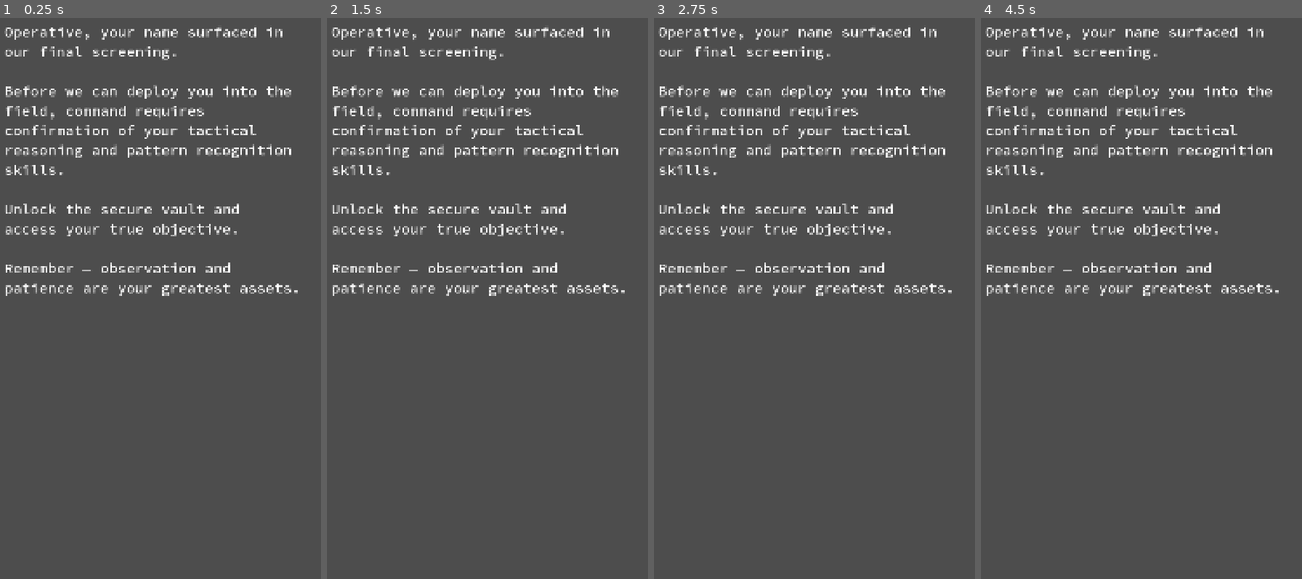
Above: before the commit, frames 1-4 (left to right).
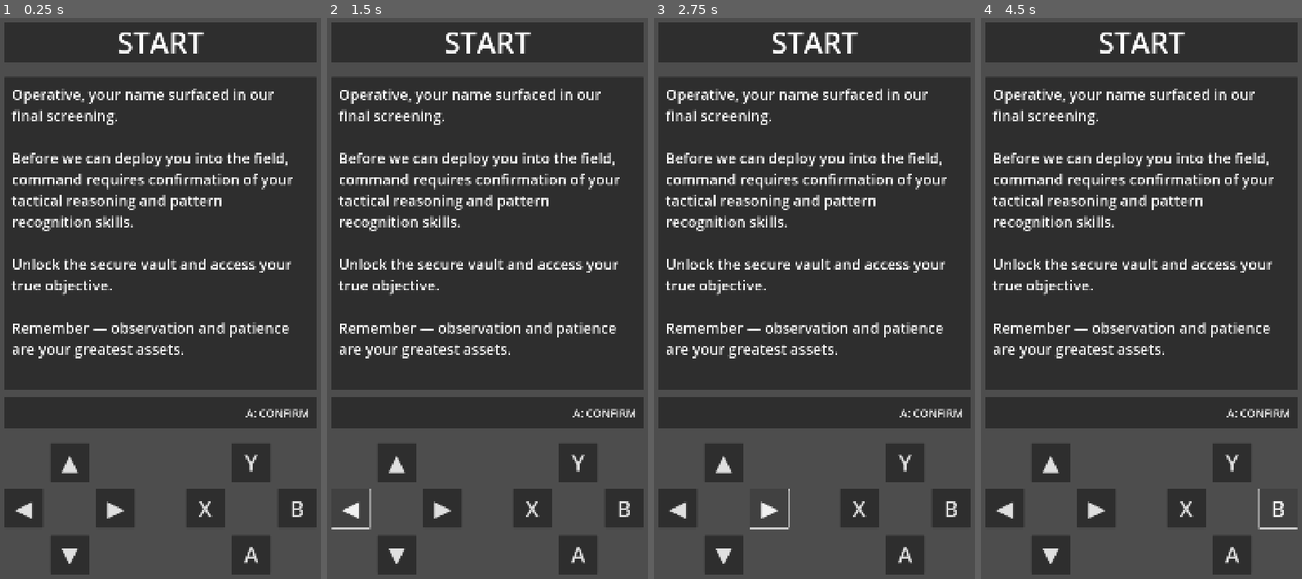
Above: after the commit, the same moments.

Repository: vmakoed/safe-lock
Game: Godot game, scene res://scenes/game.tscn
Two runs of this game, one before a commit and one after it. Both use one fixed random seed, a clock stepped at 60 frames per second and the inputs below. Before the commit the project starts from res://scenes/main.tscn.
Inputs (mouse positions are in pixels of both pictures, inside the frame that each line leads up to):
- Up to frame 1 (0.25 s): no input
- Up to frame 2 (1.5 s): click (397, 461) at 0.5 s, where only the run after the commit has a clickable "▲"; click (349, 506) at 1.25 s, where only the run after the commit has a clickable "◀"
- Up to frame 3 (2.75 s): click (769, 506) at 2 s, where only the run after the commit has a clickable "▶"
- Up to frame 4 (4.5 s): click (1051, 556) at 2.75 s, where only the run after the commit has a clickable "▼"; click (1231, 461) at 3.5 s, where only the run after the commit has a clickable "Y"; click (1279, 506) at 4.25 s, where only the run after the commit has a clickable "B"

The runs differ from the first frame. In frame 1, 71% of the frame differs, in the area x 1-99%, y 0-100%; in frame 2, 70%; in frame 3, 70%; in frame 4, 70%.

Commit message:
Update main scene

Diff:
--- a/project.godot
+++ b/project.godot
@@ -11,7 +11,7 @@
 [application]
 
 config/name="safe lock"
-run/main_scene="uid://o86ocdi7diip"
+run/main_scene="uid://c2nu0nt1h7yl7"
 config/features=PackedStringArray("4.5", "Mobile")
 config/icon="res://icon.svg"
 
Not shown, changed: index.pck
